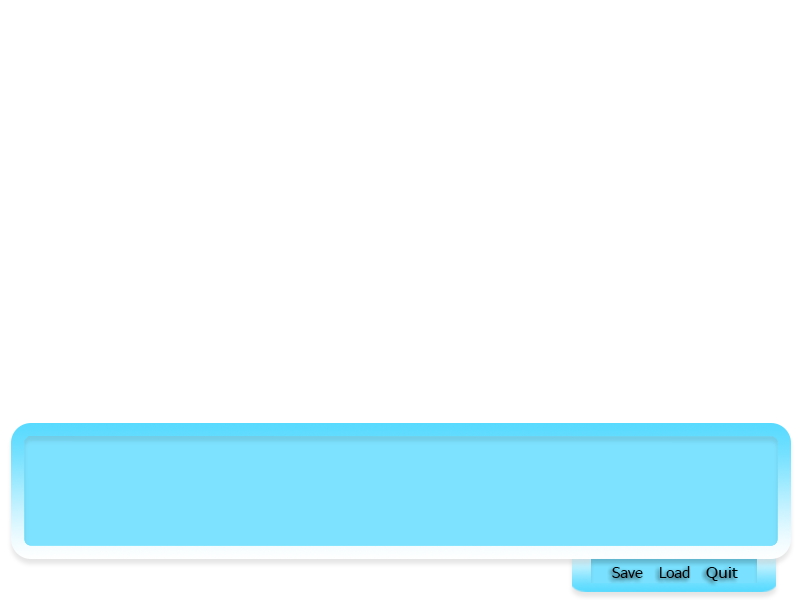
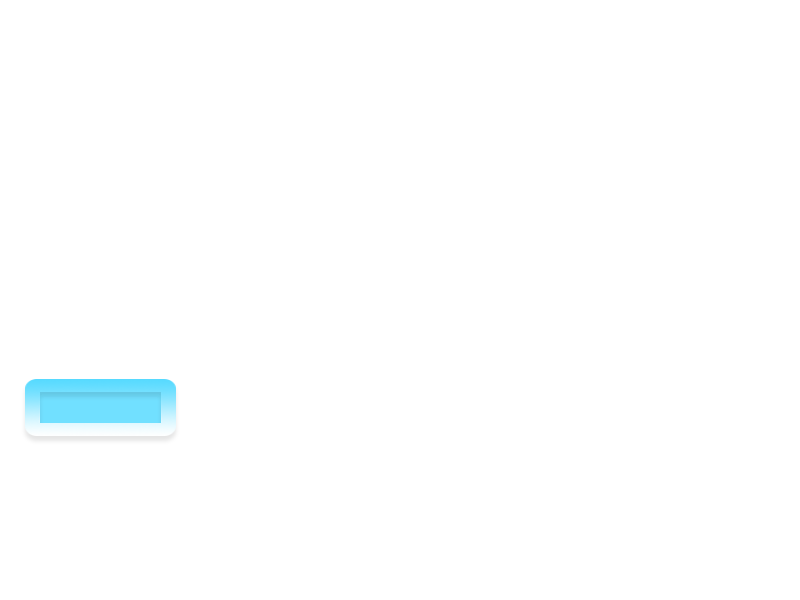
Layered file, before and after one edit (800 × 600). Changes by layer:
hid "Quit" over (x1=706, y1=567, x2=738, y2=581)
hid "Load" over (x1=660, y1=566, x2=690, y2=578)
hid "Save" over (x1=612, y1=567, x2=643, y2=578)
hid "Layer 8" over (x1=8, y1=423, x2=794, y2=568)
added layer "Layer 13" above "Rounded Rectangle 2" over (x1=21, y1=379, x2=180, y2=445)
hid "Rounded Rectangle 2 copy" over (x1=572, y1=549, x2=776, y2=592)
hid "Layer 10" over (x1=581, y1=549, x2=766, y2=587)
